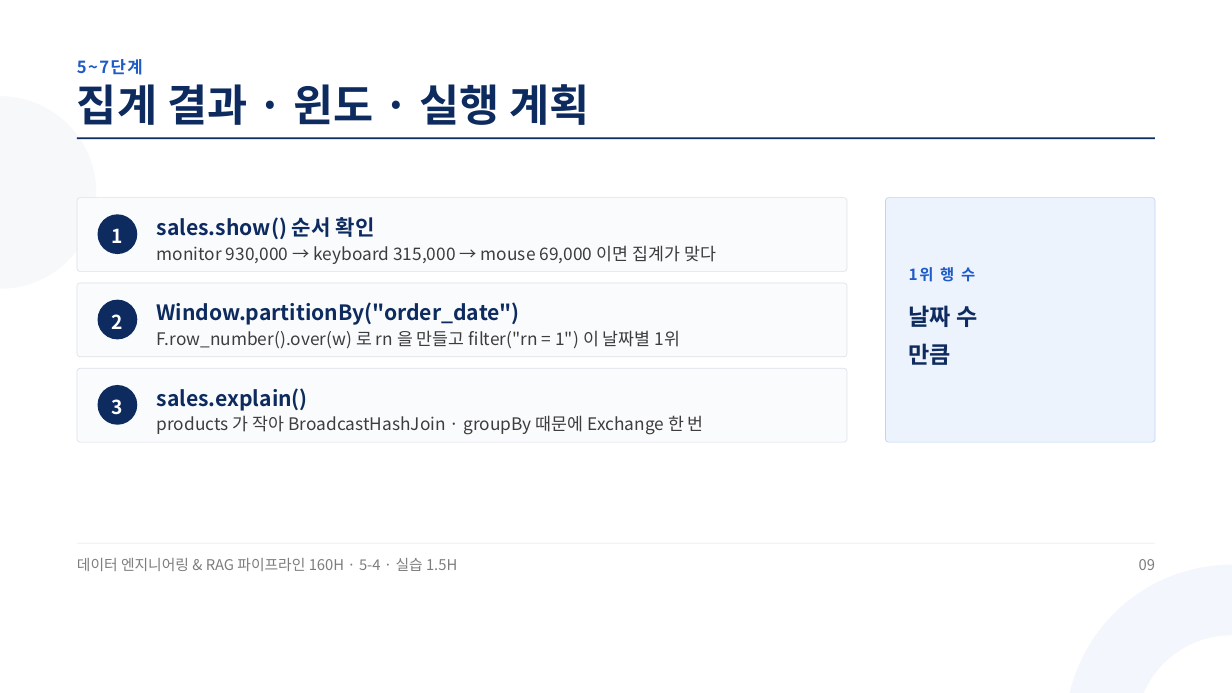
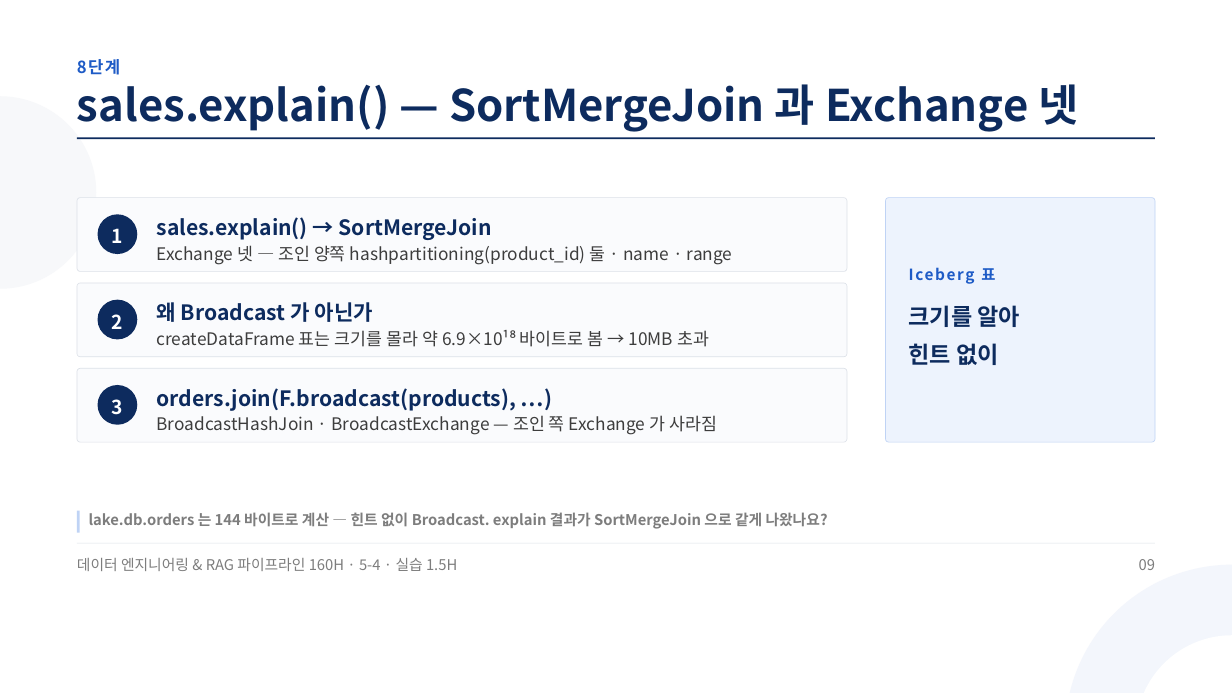
Before and after one commit to aebonlee/materials, a slide deck: slide 9 of data-eng/decks/w5d4s2.pptx. Drawn at 1232x693 pixels with LibreOffice and Linux fonts; fonts in the diff are those of the drawing. Boxes give left, top, right and bottom in pixels: in the first picture for what was removed or moved away, otherwise in the second. Text is boxed around its words. In the diff, an @@ line names an element or a change of style, - is before the commit and + after.

```diff
--- a/data-eng/decks/w5d4s2.pptx
+++ b/data-eng/decks/w5d4s2.pptx
@@ text at [77,59,120,75]: text changed @@
-5~7단계
+8단계
@@ text at [77,84,1078,132]: text changed @@
-집계 결과 · 윈도 · 실행 계획
+sales.explain() — SortMergeJoin 과 Exchange 넷
@@ text at [157,217,492,240]: text changed @@
-sales.show() 순서 확인
+sales.explain() → SortMergeJoin
@@ text at [157,245,733,265]: text changed @@
-monitor 930,000 → keyboard 315,000 → mouse 69,000 이면 집계가 맞다
+Exchange 넷 — 조인 양쪽 hashpartitioning(product_id) 둘 · name · range
@@ text at [981,268,995,280]: text changed @@
-1위 행 수
+Iceberg 표
@@ text at [157,302,373,322]: text changed @@
-Window.partitionBy("order_date")
+왜 Broadcast 가 아닌가
@@ text at [909,305,1021,365]: text changed @@
-날짜 수
-만큼
+크기를 알아
+힌트 없이
@@ text at [157,330,709,347]: text changed @@
-F.row_number().over(w) 로 rn 을 만들고 filter("rn = 1") 이 날짜별 1위
+createDataFrame 표는 크기를 몰라 약 6.9×10¹⁸ 바이트로 봄 → 10MB 초과
@@ text at [157,388,517,411]: text changed @@
-sales.explain()
+orders.join(F.broadcast(products), …)
@@ text at [157,415,717,435]: text changed @@
-products 가 작아 BroadcastHashJoin · groupBy 때문에 Exchange 한 번
+BroadcastHashJoin · BroadcastExchange — 조인 쪽 Exchange 가 사라짐
@@ rectangle added at [77,511,79,532], fill #BFD3F5 @@
@@ text added at [89,512,828,529], 17.2 pt, text #7D7D7D, bold @@
+lake.db.orders 는 144 바이트로 계산 — 힌트 없이 Broadcast. explain 결과가 SortMergeJoin 으로 같게 나왔나요?
```
Also in this commit, not shown: 8 other slides changed, 1 slide added, 1 slide removed, 11 other files.
